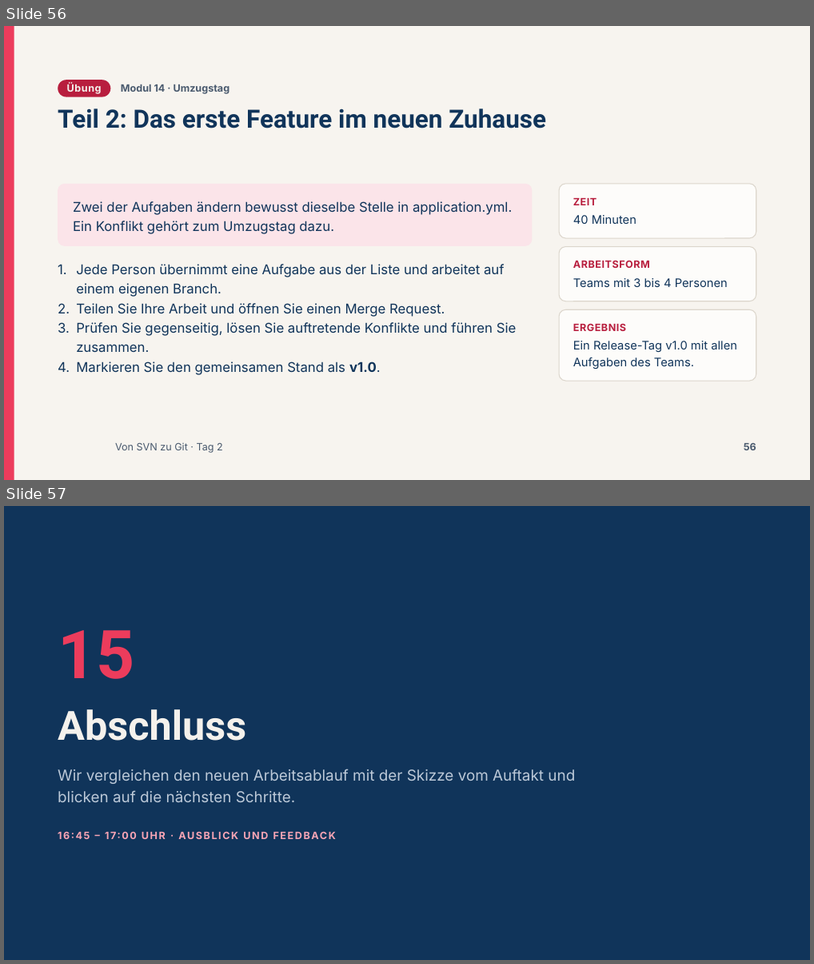
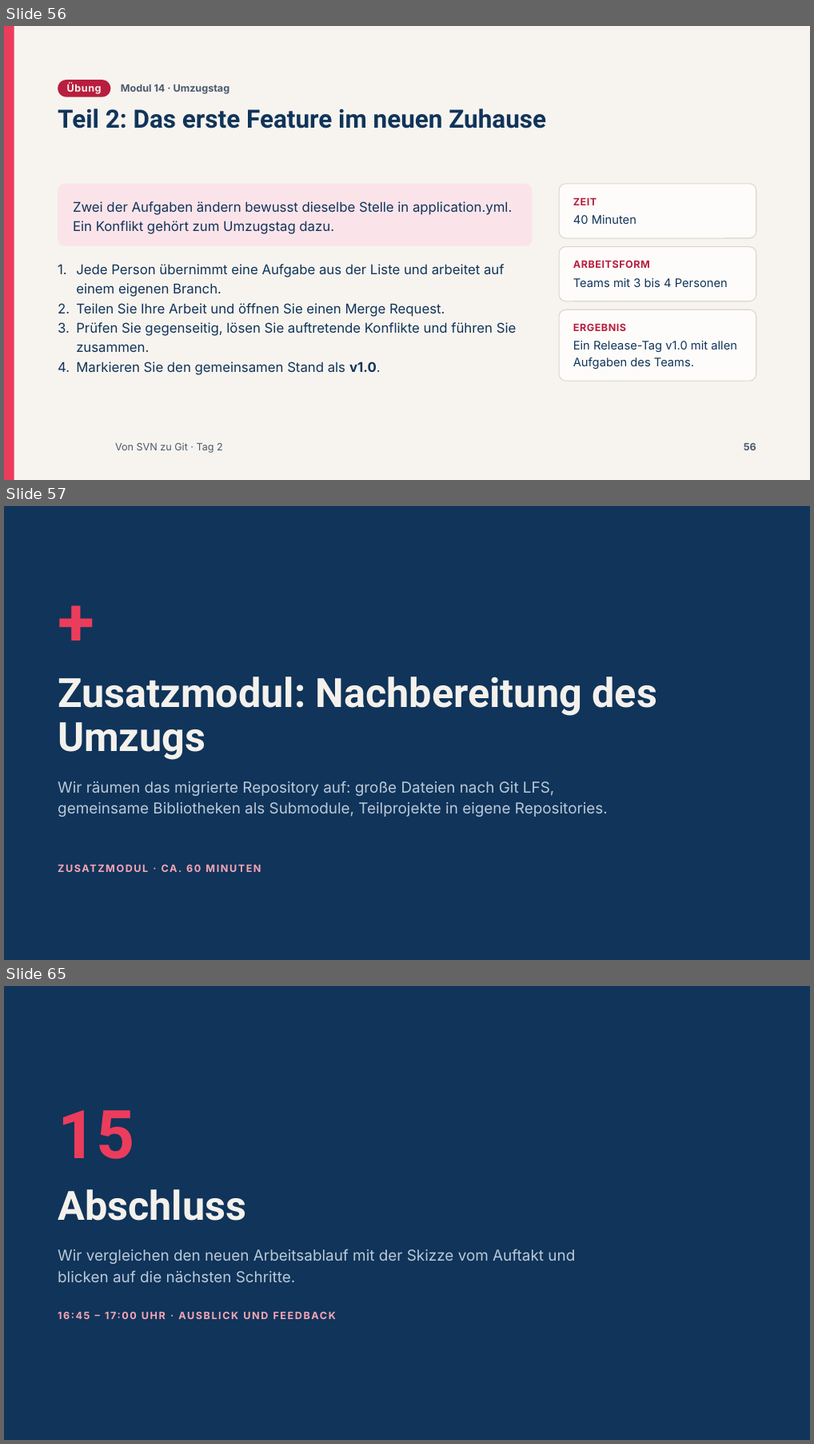
Before and after one commit to AndreasSchoenfeldUser/Von-SVN-zu-Git-Workshop, a slide deck: slides/pptx/tag2.pptx. Shown one above the other, each under a label of ours: slides 56 and 57 before the commit, slides 56, 57 and 65 after it; the slides between them are not shown. The pictures are 814x964 and 814x1444 pixels, drawn with LibreOffice and Linux fonts; fonts in the diff are those of the drawing; background and template pictures are left out. Boxes give left, top, right and bottom in pixels: in the first picture for what was removed or moved away, otherwise in the second. Text is boxed around its words. In the diff, an @@ line names an element or a change of style, - is before the commit and + after.

```diff
--- a/slides/pptx/tag2.pptx
+++ b/slides/pptx/tag2.pptx
@@ slide 57 added at <box>4,506,810,960</box>, background #10345A @@
@@ text added at <box>58,592,778,659</box>, 80 pt, text #EC3C5C, bold @@
++
@@ title added at <box>58,676,658,760</box>, 48 pt, text #F4F1EC, bold @@
+Zusatzmodul: Nachbereitung des Umzugs
@@ text added at <box>58,780,608,816</box>, 18 pt, text #BCC9D8 @@
+Wir räumen das migrierte Repository auf: große Dateien nach Git LFS, gemeinsame Bibliotheken als Submodule, Teilprojekte in eigene Repositories.
@@ text added at <box>162,864,178,872</box>, 12 pt, text #F8A5B5, bold @@
+ZUSATZMODUL · CA. 60 MINUTEN
@@ what was slide 57 is now slide 65 @@
```
Also in this commit, not shown: 7 other slides added, 26 other files.
